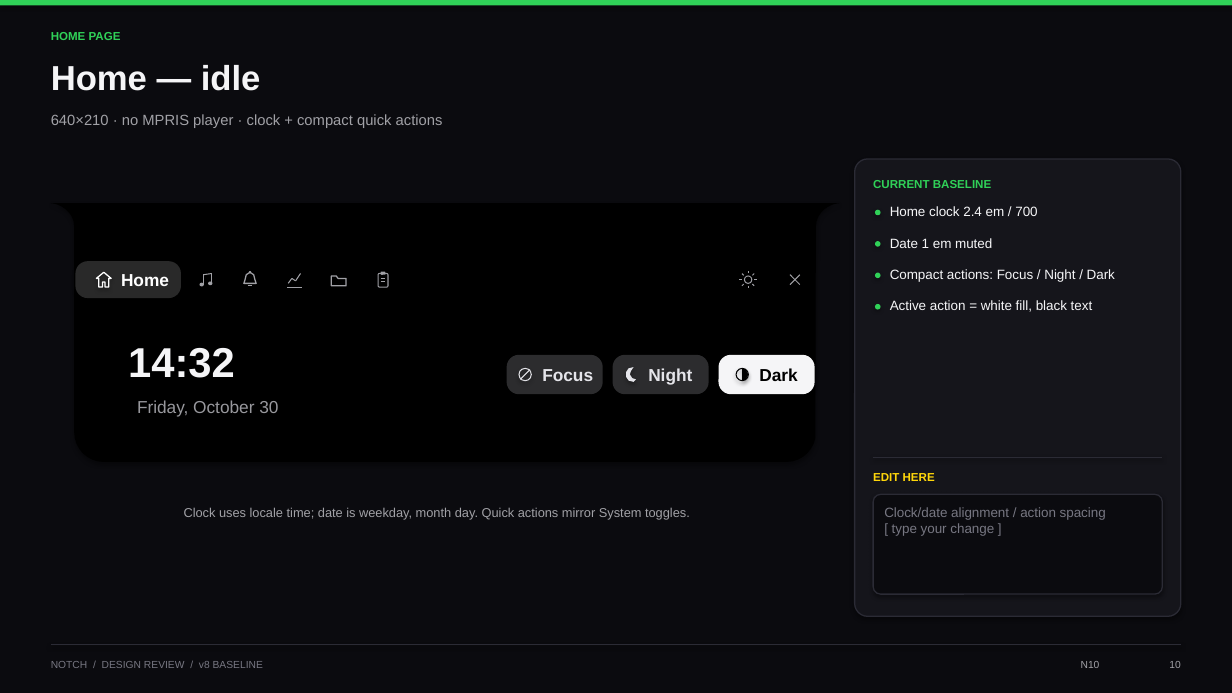
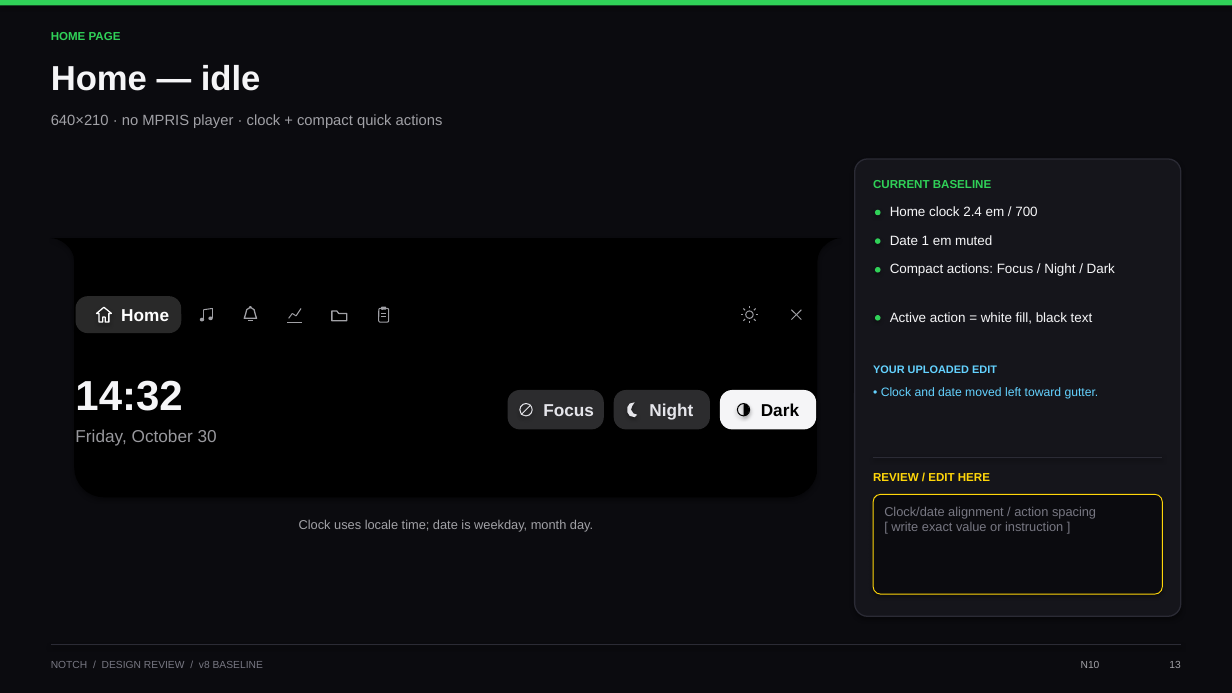
Before and after one commit to pavit12301611/notch, a slide deck: slide 13 of Notch-Design-Review.pptx (slide 10 before the commit). Drawn at 1232x693 pixels with LibreOffice and Linux fonts; fonts in the diff are those of the drawing. Boxes give left, top, right and bottom in pixels: in the first picture for what was removed or moved away, otherwise in the second. Text is boxed around its words. In the diff, an @@ line names an element or a change of style, - is before the commit and + after.

Commit message:
Expand design review workbook and preserve uploaded PPT edits

```diff
--- a/Notch-Design-Review.pptx
+++ b/Notch-Design-Review.pptx
@@ ellipse: place and size @@
-ellipse at (875,273,881,278)
+ellipse at (875,267,881,273)
@@ text "Compact actions: Focus / Night ...": place and size @@
-text "Compact actions: Focus / Night ..." at (890,269,1115,282)
+text "Compact actions: Focus / Night ..." at (890,263,1115,276)
@@ line moved from (381, 282) - (385, 282) to (382, 313) - (386, 313) @@
@@ line moved from (381, 278) - (385, 278) to (382, 317) - (386, 317) @@
@@ 14 lines, 6 rounded rectangles, 6 ellipses, 6 freeform shapes, 4 texts: place and size @@
-14 lines, 6 rounded rectangles, 6 ellipses, 6 freeform shapes, 4 texts at (51,203,839,462)
+14 lines, 6 rounded rectangles, 6 ellipses, 6 freeform shapes, 4 texts at (51,238,841,498)
@@ line moved from (752, 275) - (754, 274) to (745, 319) - (744, 321) @@
@@ line moved from (749, 286) - (749, 288) to (750, 309) - (750, 306) @@
@@ line moved from (749, 274) - (749, 271) to (750, 321) - (750, 323) @@
@@ line moved from (752, 284) - (754, 286) to (754, 311) - (756, 309) @@
@@ line moved from (744, 284) - (742, 286) to (754, 319) - (756, 321) @@
@@ ellipse: place and size @@
-ellipse at (875,304,881,310)
+ellipse at (875,315,881,321)
@@ text "Active action = white fill, ...": place and size @@
-text "Active action = white fill, ..." at (890,300,1093,312)
+text "Active action = white fill, ..." at (890,312,1093,324)
@@ text "14:32": place and size @@
-text "14:32" at (128,348,235,378)
+text "14:32" at (75,380,182,411)
@@ text "14:32" at (75,380,182,411): size 32.5 to 32.7 pt @@
@@ text added at (873,365,997,373), 8.5 pt, text #64D2FF, bold @@
+YOUR UPLOADED EDIT
@@ text added at (881,387,1099,399), 9.5 pt, text #64D2FF @@
+• Clock and date moved left toward gutter.
@@ text "Friday, October 30": place and size @@
-text "Friday, October 30" at (137,400,278,417)
+text "Friday, October 30" at (75,429,217,446)
@@ text at (873,472,990,484): text changed @@
-EDIT HERE
+REVIEW / EDIT HERE
@@ rounded rectangle at (873,494,1163,594): outline #2B2B35 1 pt to #FFD60A 0.75 pt @@
@@ text at (884,507,1096,519): size 10.5 to 10 pt in "Clock/date alignment / action spacing" @@
@@ text at (299,519,593,532): text changed @@
-Clock uses locale time; date is weekday, month day. Quick actions mirror System toggles.
+Clock uses locale time; date is weekday, month day.
@@ text at (891,522,1063,531): text changed; size 10.5 to 10 pt @@
-[ type your change ]
+[ write exact value or instruction ]
@@ text at (1169,661,1180,668): text changed @@
-10
+13
```
Also in this commit, not shown: 43 other slides changed, 17 slides added, 3 other files.
